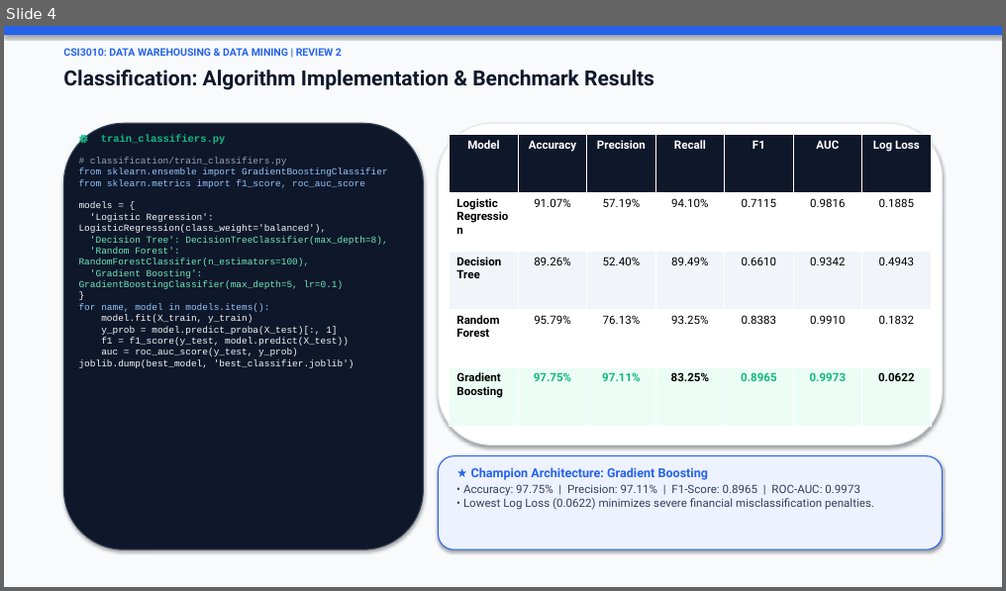
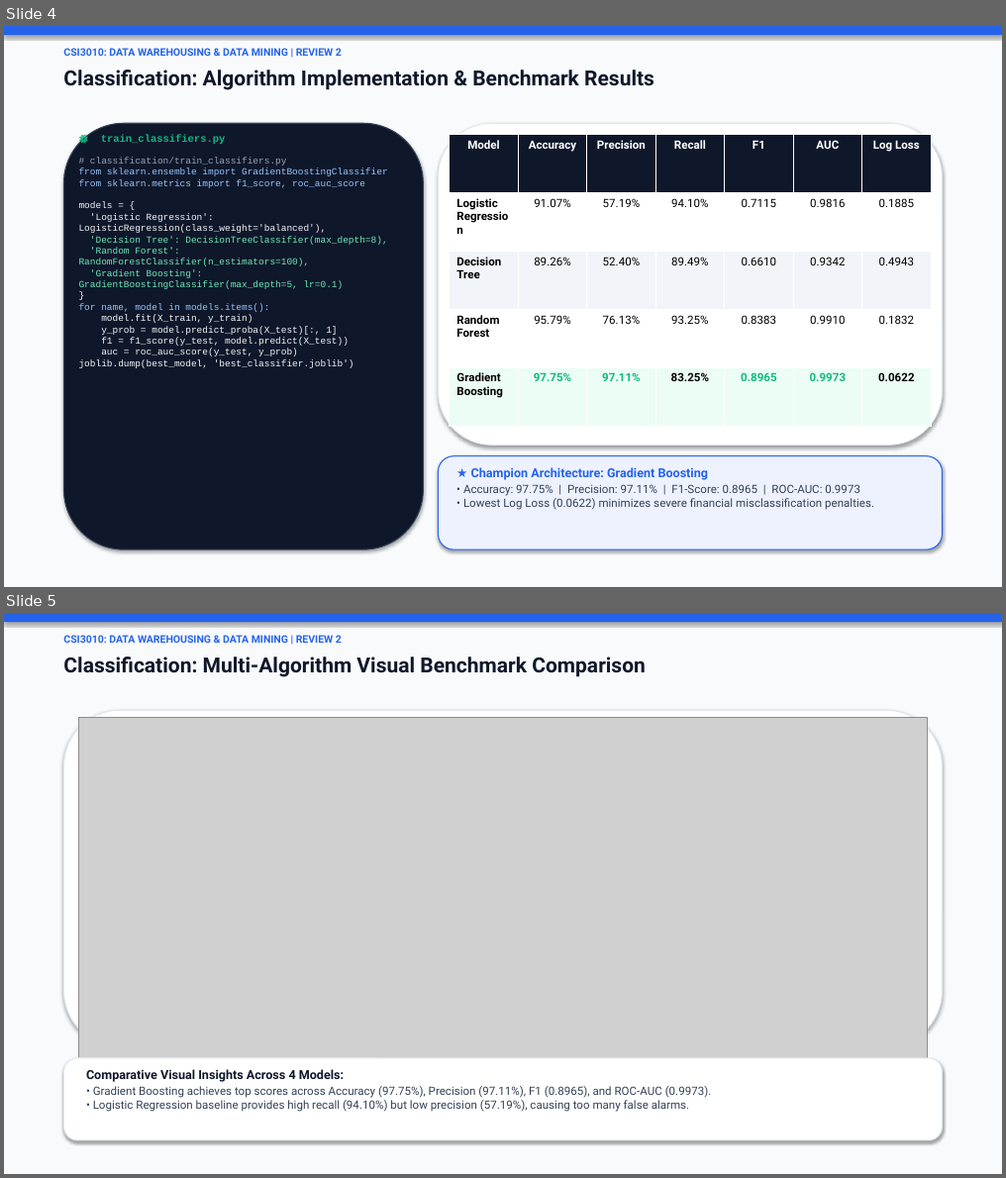
Before and after one commit to MahaprabhuK/Byte_Brigades_Loan_Default, a slide deck: Review2_ByteBrigades_LoanDefault.pptx. Shown one above the other, each under a label of ours: slide 4 before the commit, slides 4 and 5 after it. The pictures are 1006x591 and 1006x1178 pixels, drawn with LibreOffice and Linux fonts; fonts in the diff are those of the drawing; grey boxes stand for pictures. Boxes give left, top, right and bottom in pixels: in the first picture for what was removed or moved away, otherwise in the second. Text is boxed around its words. In the diff, an @@ line names an element or a change of style, - is before the commit and + after.

Commit message:
feat(presentation): add visual comparison charts for all 4 data mining topics and concise 12pt Segoe UI cards

```diff
--- a/Review2_ByteBrigades_LoanDefault.pptx
+++ b/Review2_ByteBrigades_LoanDefault.pptx
@@ slide 5 added at bbox=[4, 613, 1002, 1174], background #F8FAFC @@
@@ rectangle added at bbox=[4, 613, 1002, 622], fill #2563EB @@
@@ text added at bbox=[63, 635, 342, 643], 10 pt, text #2563EB, bold @@
+CSI3010: DATA WAREHOUSING & DATA MINING | REVIEW 2
@@ text added at bbox=[63, 657, 646, 677], 20 pt, text #0F172A, bold @@
+Classification: Multi-Algorithm Visual Benchmark Comparison
@@ rounded rectangle added at bbox=[63, 710, 943, 1048], fill #FFFFFF, outline #E2E8F0 1 pt @@
@@ picture added at bbox=[79, 718, 927, 1138] @@
@@ rounded rectangle added at bbox=[63, 1059, 943, 1141], fill #FFFFFF, outline #E2E8F0 1 pt @@
@@ text added at bbox=[86, 1069, 712, 1112], 11 pt, text #334155 @@
+Comparative Visual Insights Across 4 Models:
+• Gradient Boosting achieves top scores across Accuracy (97.75%), Precision (97.11%), F1 (0.8965), and ROC-AUC (0.9973).
+• Logistic Regression baseline provides high recall (94.10%) but low precision (57.19%), causing too many false alarms.
```
Also in this commit, not shown: 2 slides changed, 1 other slide added, 7 other files.
